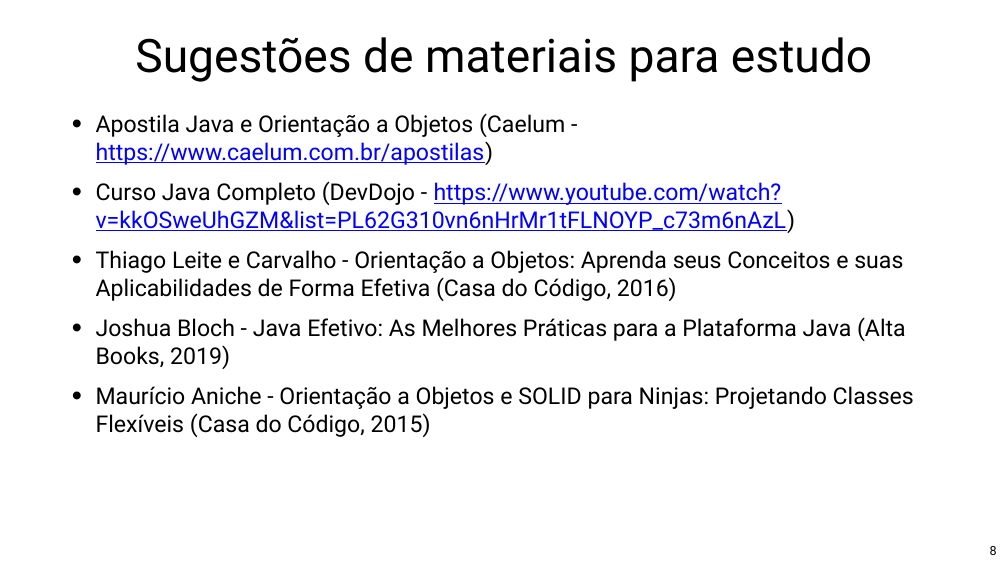
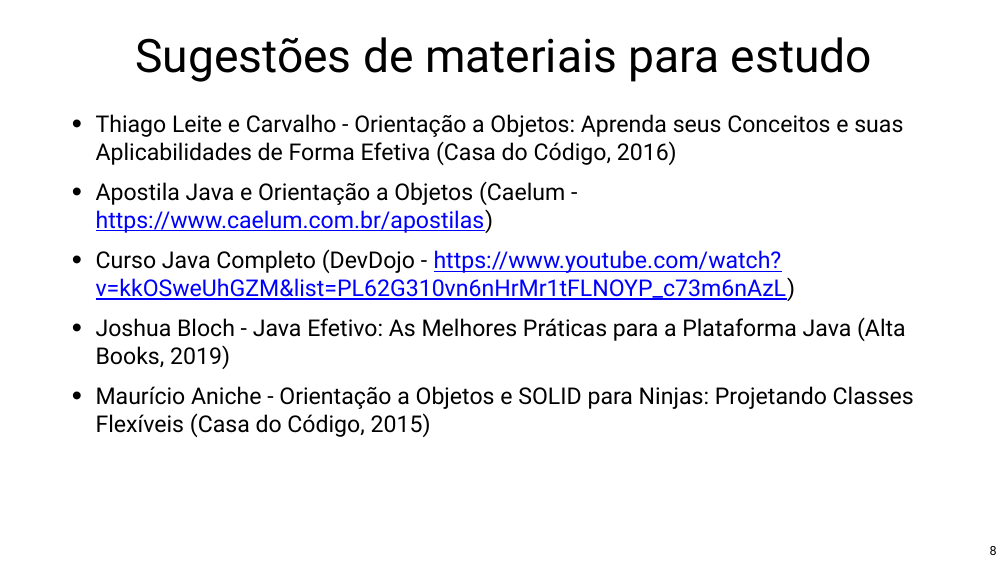
Before and after one commit to Pedrorocha13/2021.1-progoo, a slide deck: slide 8 of materiais/slides.pptx. Drawn at 1008x567 pixels with LibreOffice and Linux fonts; fonts in the diff are those of the drawing; background and template pictures are left out. Boxes give left, top, right and bottom in pixels: in the first picture for what was removed or moved away, otherwise in the second. Text is boxed around its words. In the diff, an @@ line names an element or a change of style, - is before the commit and + after.

```diff
--- a/materiais/slides.pptx
+++ b/materiais/slides.pptx
@@ text at bbox=[96, 114, 903, 165]: paragraph added @@
+• Thiago Leite e Carvalho - Orientação a Objetos: Aprenda seus Conceitos e suas Aplicabilidades de Forma Efetiva (Casa do Código, 2016)
@@ text at bbox=[96, 250, 903, 301]: paragraph removed @@
-• Thiago Leite e Carvalho - Orientação a Objetos: Aprenda seus Conceitos e suas Aplicabilidades de Forma Efetiva (Casa do Código, 2016)
```
Also in this commit, not shown: 1 other slide changed, 1 other file.
